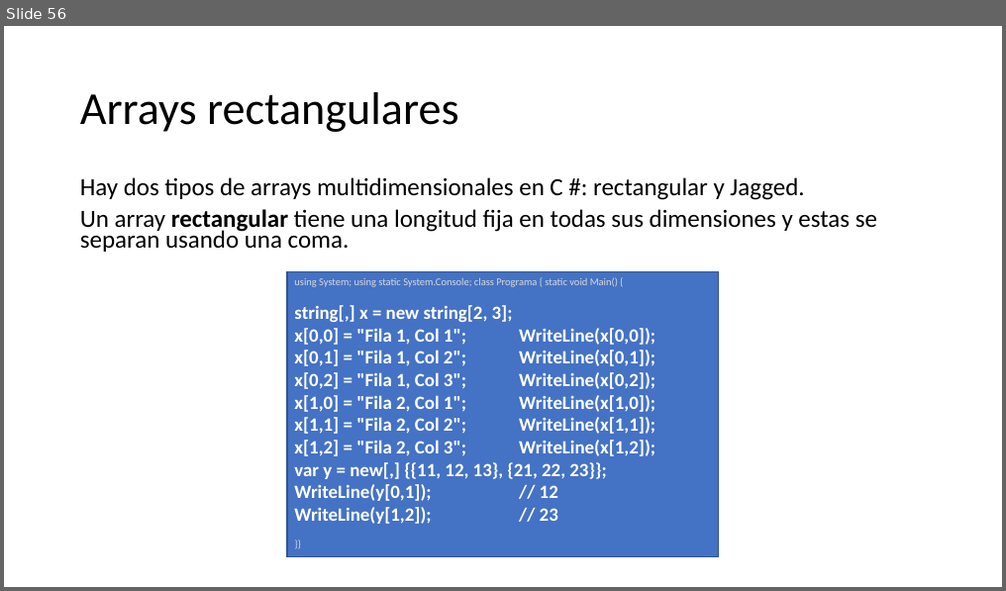
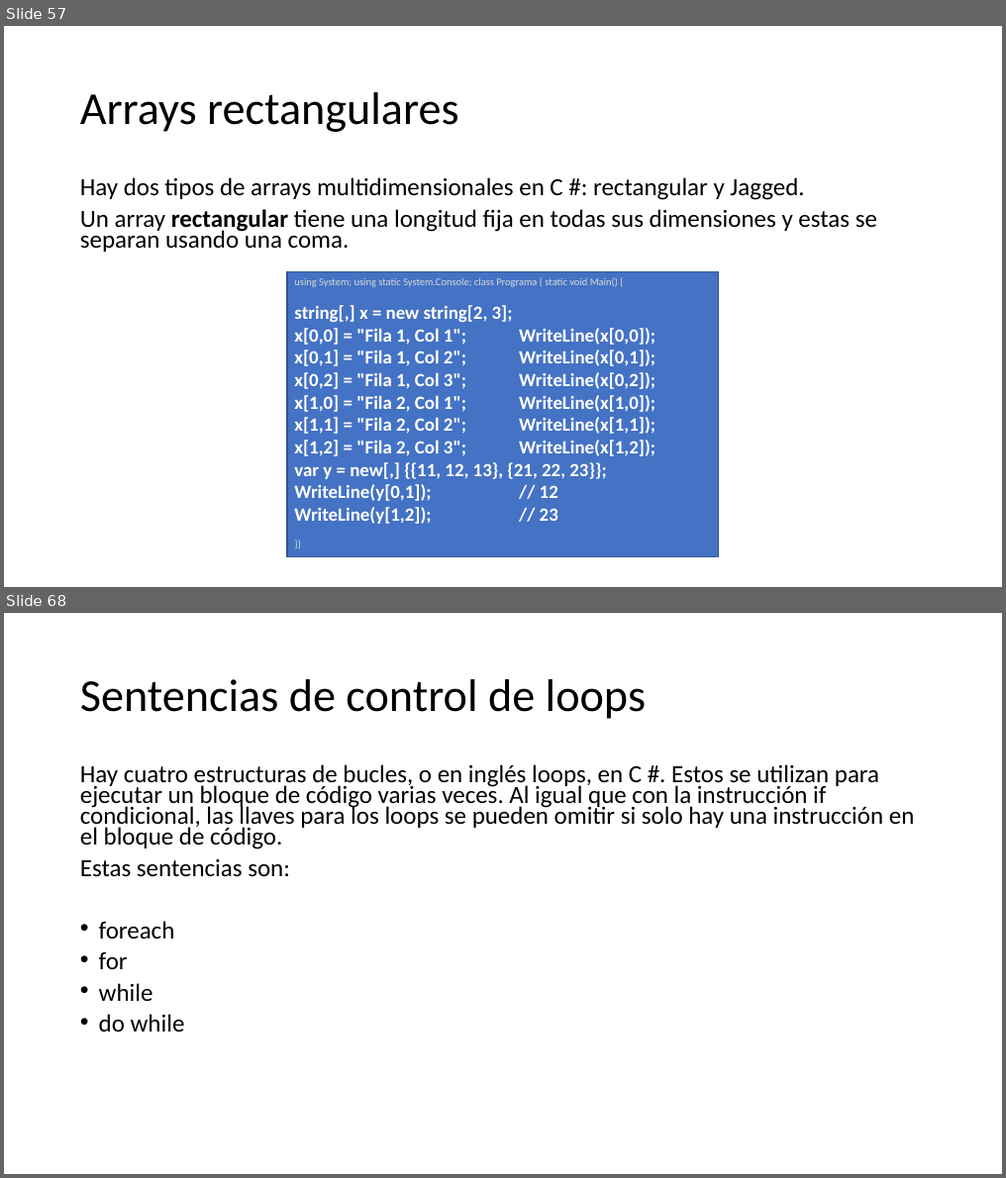
Before and after one commit to AlbertOsinaga/CursoCSharp__8, a slide deck: CSharpQuickReferencia.pptx. Shown one above the other, each under a label of ours: slide 56 before the commit, slides 57 and 68 after it; the slides between them are not shown. The pictures are 1006x591 and 1006x1178 pixels, drawn with LibreOffice and Linux fonts; fonts in the diff are those of the drawing. Boxes give left, top, right and bottom in pixels: in the first picture for what was removed or moved away, otherwise in the second. Text is boxed around its words. In the diff, an @@ line names an element or a change of style, - is before the commit and + after.

```diff
--- a/CSharpQuickReferencia.pptx
+++ b/CSharpQuickReferencia.pptx
@@ slide 68 added at (4, 613, 1002, 1174), background #FFFFFF @@
@@ title added at (80, 679, 646, 719), 44 pt, text #000000 @@
+Sentencias de control de loops
@@ text added at (80, 764, 915, 1032), 23.8 pt, text #000000 @@
+Hay cuatro estructuras de bucles, o en inglés loops, en C #. Estos se utilizan para ejecutar un bloque de código varias veces. Al igual que con la instrucción if condicional, las llaves para los loops se pueden omitir si solo hay una instrucción en el bloque de código.
+Estas sentencias son:
+• foreach
+• for
+• while
+• do while
@@ what was slide 56 is now slide 57 @@
```
Also in this commit, not shown: 1 slide changed, 43 other slides added, 1 slide removed, 3 other files.
